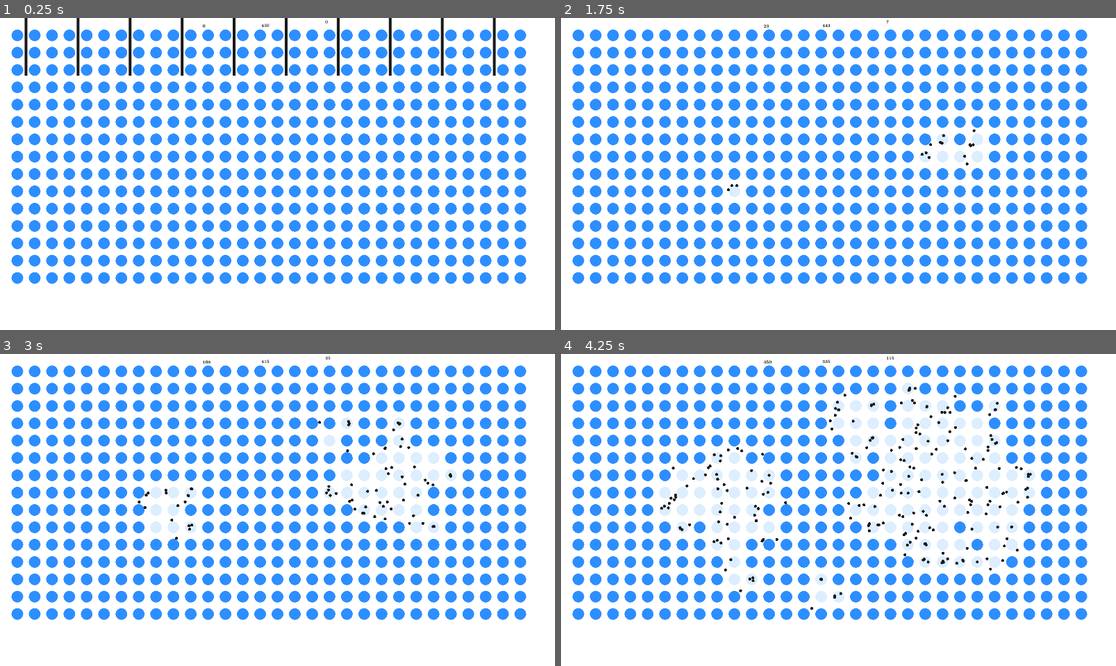
Above: before the commit, frames 1-4 (two rows, left to right).
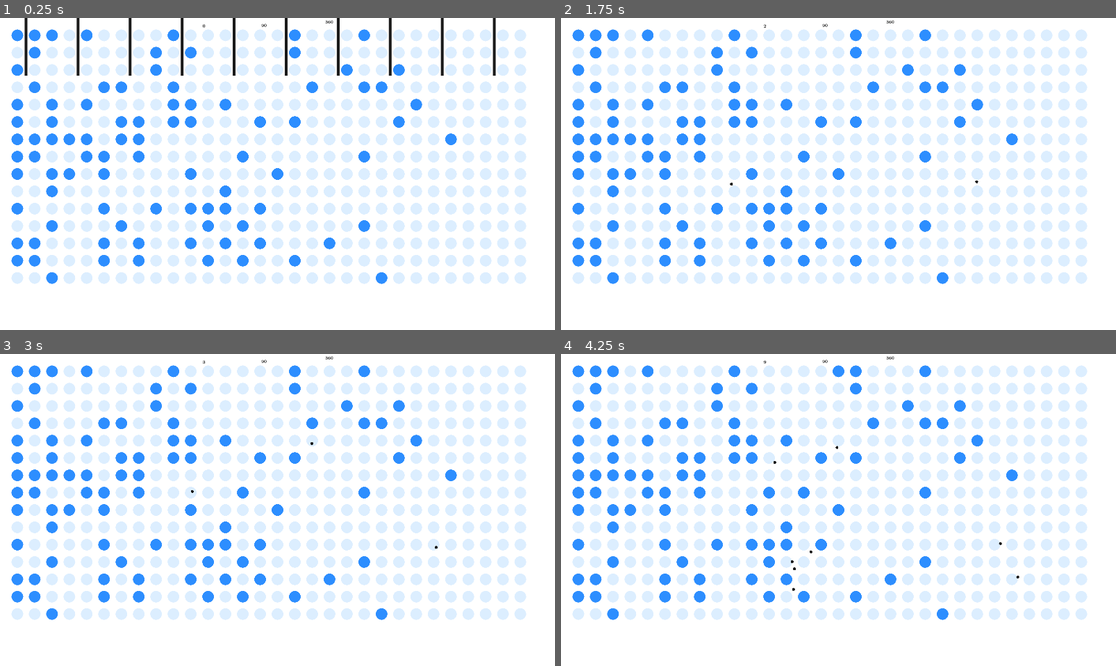
Above: after the commit, the same moments.

Repository: ReneTC/MissionToFission
Game: Godot game, scene res://scenes/maps/basic_reactor.tscn
Two runs of this game, one before a commit and one after it. Both use one fixed random seed, a clock stepped at 60 frames per second and the inputs below.
Inputs (mouse positions are in pixels of both pictures, inside the frame that each line leads up to):
- Up to frame 1 (0.25 s): no input
- Up to frame 2 (1.75 s): tap Enter at 0.5 s; move the mouse to (960, 158) at 0.52 s; hold E (e) 0.53-1.28 s; click (960, 158) at 0.67 s; tap Q (q) at 0.8, 1.35 s; move the mouse to (727, 189) at 1.27 s; click (727, 189) at 1.42 s; tap E (e) at 1.55 s
- Up to frame 3 (3 s): move the mouse to (333, 441) at 2.02 s; hold E (e) 2.03-2.78 s; click (333, 441) at 2.17 s; tap Q (q) at 2.3, 2.85 s; move the mouse to (249, 572) at 2.77 s; click (249, 572) at 2.92 s
- Up to frame 4 (4.25 s): tap E (e) at 3.05 s; move the mouse to (1005, 556) at 3.52 s; hold E (e) from 3.53 s (still down); click (1005, 556) at 3.67 s; tap Q (q) at 3.8 s

The runs differ from the first frame. In frame 1, 23% of the frame differs, in the area x 2-95%, y 0-86%; in frame 2, 23%; in frame 3, 21%; in frame 4, 19%.

Commit message:
wokring meltdown

Diff:
--- a/assets/globals.gd
+++ b/assets/globals.gd
@@ -4,7 +4,7 @@
 var atoms_collide_slot = 2
 var controlRods_collide_slot = 3
 
-func _input(event) -> void:
+func _input(_event) -> void:
 	# close program on esc button
 	if Input.is_action_pressed("ui_cancel"):
 		get_tree().quit()
--- a/scenes/atom.gd
+++ b/scenes/atom.gd
@@ -8,15 +8,16 @@
 @export var color_decayed = Color("DCEEFF")
 @export var is_enriched = true
 
-var life_time
 var neutron_scene: PackedScene
-var excited = true
+
 @onready var parent = self.get_parent()
 
-var geiger_sound = preload("res://assets/geig.mp3")
 
-static var enriched_present = 0
-static var unenriched_present = 0
+# enrich static settings
+static var enriched_present = 0.
+static var unenriched_present = 0.
+static var keep_enriched = false
+static var enrich_percent = 0.80
 
 func _ready() -> void:
 	neutron_scene = load("res://scenes/neutron.tscn")
@@ -27,10 +28,13 @@
 
 	set_collision_mask_value(globals.neutrol_collide_slot, true)
 
-	if self.excited:
+	if self.is_enriched:
 		enriched_present += 1
 	else:
 		unenriched_present += 1
+
+	add_to_group("atoms")
+	enrich_check()
 
 func initialize(pos_to_set, encriched):
 	position = pos_to_set
@@ -46,25 +50,41 @@
 
 
 func on_body_entered(body: Node):
-	if excited == true and body is Neutron:
+	if is_enriched == true and body is Neutron:
 		decay()
 		emit_neutrons(self.number_neutrons_emitted)
 
-
+		# delete neutron
+		Neutron.neutrons_present -= 1
 		body.queue_free()
 
 
 func decay():
-	excited = false
+
 	self.is_enriched = false
 
 	unenriched_present += 1
 	enriched_present -= 1
-	# disable collison check w neutrons
+	# disable collison check for decayed atom with neutrons
 	set_collision_mask_value(globals.neutrol_collide_slot, false)
-
 	queue_redraw()
 
+	# check if random atom should enrich
+	if keep_enriched:
+		enrich_check()
+
+
+func enrich_check():
+	# check if enrichment percent is too low
+	if unenriched_present/(unenriched_present+enriched_present) >  enrich_percent:
+		# keep looping until unenriched atom is enriched
+		var start_over_enrich = true
+		while start_over_enrich:
+			var all_atoms = get_tree().get_nodes_in_group("atoms")
+			var random_atom = all_atoms.pick_random()
+			if not random_atom.is_enriched:
+				start_over_enrich = false
+				random_atom.enrich()
 
 func enrich():
 	self.is_enriched = true
--- a/scenes/atom.tscn
+++ b/scenes/atom.tscn
@@ -5,7 +5,7 @@
 [sub_resource type="CircleShape2D" id="CircleShape2D_n34k7"]
 radius = 0.2
 
-[node name="Atom" type="Area2D"]
+[node name="Atom" type="Area2D" groups=["atoms"]]
 collision_layer = 0
 collision_mask = 0
 script = ExtResource("1_1umod")
--- a/scenes/controlRod.gd
+++ b/scenes/controlRod.gd
@@ -26,6 +26,7 @@
 # delete neutron on enter
 func _on_body_entered(body: Node2D) -> void:
 	body.queue_free()
+	Neutron.neutrons_present -= 1
 
 
 
@@ -35,5 +36,5 @@
 	if Input.is_action_pressed("e"):
 		position.y -= speed
 
-func _physics_process(delta):
+func _physics_process(_delta):
 	get_input()
--- a/scenes/maps/basic_reactor.gd
+++ b/scenes/maps/basic_reactor.gd
@@ -8,20 +8,17 @@
 var neutron_scene = load("res://scenes/neutron.tscn")
 var controlRod_scene = load("res://scenes/controlRod.tscn")
 
-# add atom grid
-# add control rod
+
 # make atom enrich over time
-# enable control rof control rods
 # delete atom when fly out
-# neutron counter
 
 # Called when the node enters the scene tree for the first time.
 func _ready() -> void:
-	# set atoms
+	# set atoms and controlRods
 	for x in range(0,x_grid_range):
 		for y in range(0, y_grid_range):
 			var new_atom = atom_scene.instantiate()
-			new_atom.initialize(Vector2(margin + margin*x, margin + margin*y), true)
+			new_atom.initialize(Vector2(margin + margin*x, margin + margin*y), false)
 			add_child(new_atom)
 
 		if x % 3 == 0:
@@ -29,14 +26,15 @@
 			new_controlRod.initialize(Vector2(margin + margin*x +0.5*margin, 0))
 			add_child(new_controlRod)
 
-	# set control rods
 
-	pass # Replace with function body.
+	# set enrichment atom settings
+	Atom.keep_enriched = true
+
 
 
 
 # Called every frame. 'delta' is the elapsed time since the previous frame.
-func _process(delta: float) -> void:
+func _process(_delta: float) -> void:
 	$Label.text = str(Neutron.neutrons_present)
 
 	$Label2.text = str(Atom.enriched_present)
--- a/scenes/maps/rbmk_reactor.gd
+++ b/scenes/maps/rbmk_reactor.gd
@@ -15,11 +15,3 @@
 	for x in range(- x_grid_range,x_grid_range):
 		for y in range(-y_grid_range, y_grid_range):
 			pass
-
-	pass # Replace with function body.
-
-
-
-# Called every frame. 'delta' is the elapsed time since the previous frame.
-func _process(delta: float) -> void:
-	pass
--- a/scenes/menus/main_menu.gd
+++ b/scenes/menus/main_menu.gd
@@ -1,16 +1,10 @@
 extends Control
-
-func _on_button_pressed() -> void:
-	get_tree().change_scene_to_file("res://scenes/main.tscn")
-
 
 func _on_button_quit_pressed() -> void:
 	get_tree().quit()
 
-
 func _on_button_sandbox_pressed() -> void:
 	get_tree().change_scene_to_file("res://scenes/sandbox.tscn")
 
-
 func _on_button_basic_reactor_pressed() -> void:
 	get_tree().change_scene_to_file("res://scenes/maps/basic_reactor.tscn")
--- a/scenes/menus/main_menu.tscn
+++ b/scenes/menus/main_menu.tscn
@@ -55,10 +55,6 @@
 layout_mode = 2
 alignment = 1
 
-[node name="Button_play" type="Button" parent="MarginContainer/VBoxContainer/MarginContainer/ButtonsVBox"]
-layout_mode = 2
-text = "Start game"
-
 [node name="Button_basicReactor" type="Button" parent="MarginContainer/VBoxContainer/MarginContainer/ButtonsVBox"]
 layout_mode = 2
 text = "Basic Reactor"
@@ -71,10 +67,6 @@
 layout_mode = 2
 text = "Quit"
 
-[node name="MenuButton" type="MenuButton" parent="MarginContainer/VBoxContainer/MarginContainer/ButtonsVBox"]
-layout_mode = 2
-
-[connection signal="pressed" from="MarginContainer/VBoxContainer/MarginContainer/ButtonsVBox/Button_play" to="." method="_on_button_pressed"]
 [connection signal="pressed" from="MarginContainer/VBoxContainer/MarginContainer/ButtonsVBox/Button_basicReactor" to="." method="_on_button_basic_reactor_pressed"]
 [connection signal="pressed" from="MarginContainer/VBoxContainer/MarginContainer/ButtonsVBox/Button_sandbox" to="." method="_on_button_sandbox_pressed"]
 [connection signal="pressed" from="MarginContainer/VBoxContainer/MarginContainer/ButtonsVBox/Button_quit" to="." method="_on_button_3_pressed"]
--- a/scenes/neutron.gd
+++ b/scenes/neutron.gd
@@ -29,3 +29,9 @@
 	var movement_direction = Vector2(randf() - 0.5, randf() - 0.5)
 	movement_direction /= movement_direction.length()
 	linear_velocity = 100 * movement_direction
+
+
+
+func _on_visible_on_screen_notifier_2d_screen_exited() -> void:
+	queue_free()
+	neutrons_present -= 1
--- a/scenes/neutron.tscn
+++ b/scenes/neutron.tscn
@@ -18,3 +18,9 @@
 
 [node name="AudioStreamPlayer2D" type="AudioStreamPlayer2D" parent="."]
 stream = SubResource("AudioStream_i1l8b")
+
+[node name="VisibleOnScreenNotifier2D" type="VisibleOnScreenNotifier2D" parent="."]
+position = Vector2(2.38419e-07, -0.5)
+scale = Vector2(1.1, 1.05)
+
+[connection signal="screen_exited" from="VisibleOnScreenNotifier2D" to="." method="_on_visible_on_screen_notifier_2d_screen_exited"]
--- a/scenes/sandbox.gd
+++ b/scenes/sandbox.gd
@@ -34,3 +34,6 @@
 				var new_controlRod = controlRod_scene.instantiate()
 				new_controlRod.initialize(event.position)
 				add_child(new_controlRod)
+
+func _process(delta: float) -> void:
+	$Label.text = str(Neutron.neutrons_present)
--- a/scenes/sandbox.tscn
+++ b/scenes/sandbox.tscn
@@ -1,6 +1,7 @@
-[gd_scene load_steps=2 format=3 uid="uid://6u1ltmlh0uaa"]
+[gd_scene load_steps=3 format=3 uid="uid://6u1ltmlh0uaa"]
 
 [ext_resource type="Script" path="res://scenes/sandbox.gd" id="1_o7bdl"]
+[ext_resource type="Theme" uid="uid://cn5xuu2uvf5w3" path="res://assets/themes/theme.tres" id="2_xshqi"]
 
 [node name="Sandbox" type="Control"]
 layout_mode = 3
@@ -10,3 +11,13 @@
 grow_horizontal = 2
 grow_vertical = 2
 script = ExtResource("1_o7bdl")
+
+[node name="Label" type="Label" parent="."]
+layout_mode = 0
+offset_left = 701.0
+offset_top = 18.0
+offset_right = 774.0
+offset_bottom = 41.0
+theme = ExtResource("2_xshqi")
+theme_override_colors/font_color = Color(0, 0, 0, 1)
+text = "sadasd"
